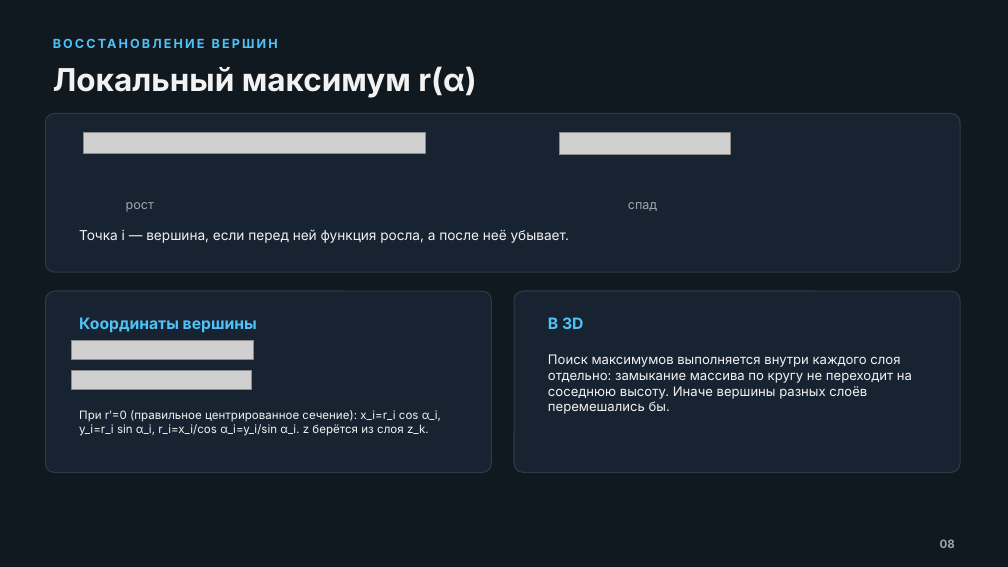
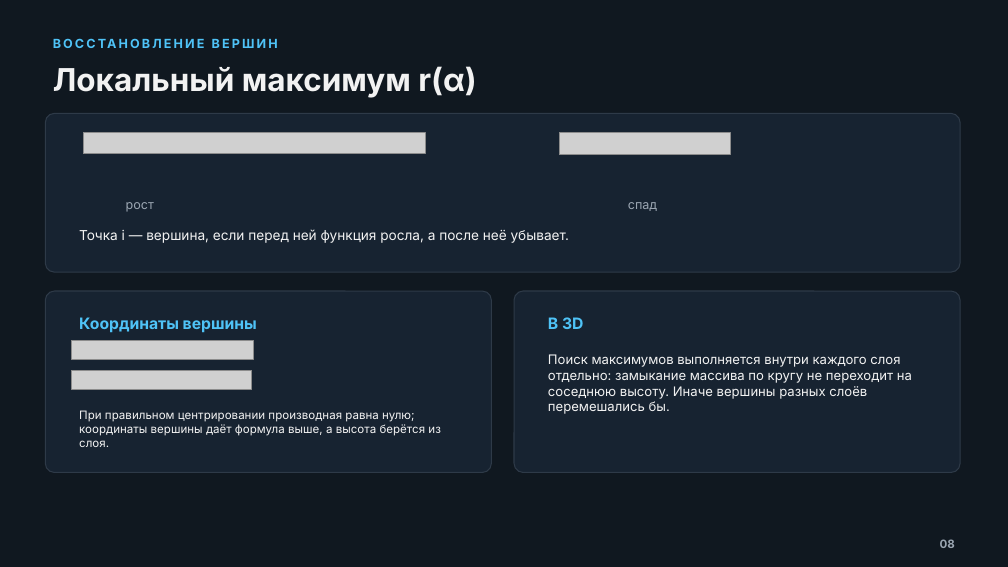
Before and after one commit to AlexQuasarStudio/Ogranka, a slide deck: slide 8 of point-cloud-3d-recovery.pptx. Drawn at 1008x567 pixels with LibreOffice and Linux fonts; fonts in the diff are those of the drawing; grey boxes stand for pictures. Boxes give left, top, right and bottom in pixels: in the first picture for what was removed or moved away, otherwise in the second. Text is boxed around its words. In the diff, an @@ line names an element or a change of style, - is before the commit and + after.

```diff
--- a/point-cloud-3d-recovery.pptx
+++ b/point-cloud-3d-recovery.pptx
@@ text at (79,410,441,447): text changed @@
-При r′=0 (правильное центрированное сечение): x_i=r_i cos α_i, y_i=r_i sin α_i, r_i=x_i/cos α_i=y_i/sin α_i. z берётся из слоя z_k.
+При правильном центрировании производная равна нулю; координаты вершины даёт формула выше, а высота берётся из слоя.
```
Also in this commit, not shown: 14 other slides changed, 1 other file.
